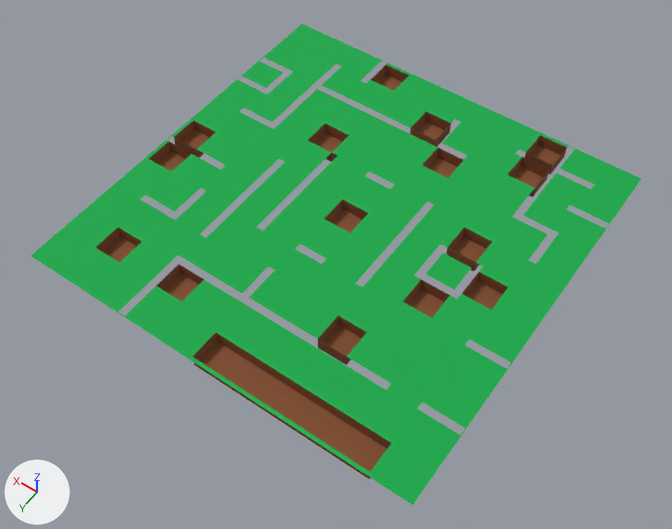
The FBX model AINT254/Assets/Models/TrayFloor2.FBX as it was, and as the next commit left it.
Rendered twice from a camera (50 mm lens) standing at (-3.48, 6.12, 8.82) and looking at (0.75, 0.2, -0.48). The lights are fixed; the arrows at lower left show +X, +Y and +Z. Where no turn or scale is listed for an object, it has been applied to the vertices.

The older version as bpy lines, for what is in view:
```python
me_mesh = bpy.data.meshes.new('Mesh')
me_mesh.from_pydata(...)  # 1234 vertices, 1966 faces; spans x -2.75..2.75, y -2.99..2.52, z -0.21..-0.03
# faces by material slot: [1734, 232]
me_mesh.materials.append(mat_base)  # green #00a847
me_mesh.materials.append(mat_wood)  # brown #834d2a
ob_floortwo = bpy.data.objects.new('FloorTwo', me_mesh)
ob_floortwo.location = (0.9, 0.0, -0.02)
```
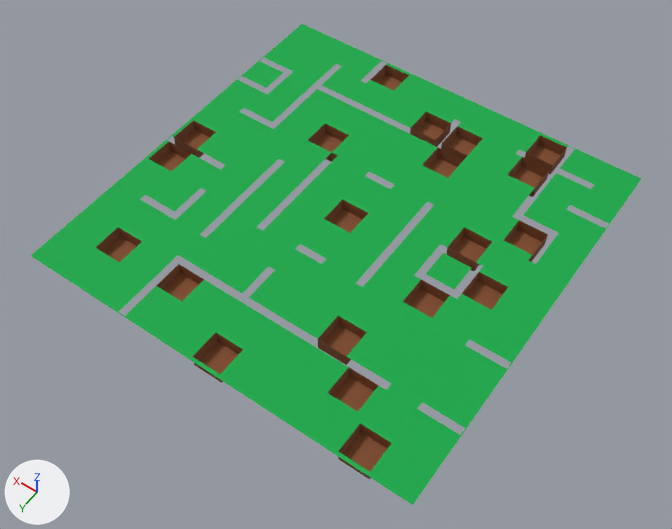
Pixel boxes [x1, y1, x2, y2] of what changed, in the pictures (672 x 529 px):
```json
{"part": 1, "of": "me_mesh", "change": "cut back", "before": [221, 352, 360, 459], "after": [328, 367, 379, 412]}
{"part": 2, "of": "me_mesh", "change": "added", "after": [441, 126, 483, 160], "on screen": "brown"}
{"part": 3, "of": "me_mesh", "change": "added", "after": [504, 220, 548, 262], "on screen": "brown"}
```

The change, as JSON lines over the scene's bpy script:
```json
{"block": "me_mesh", "where": "# used by ob_floortwo; location = (0.9, 0.0, -0.02)"}
{"op": "remove", "block": "me_mesh", "code": "me_mesh.from_pydata(...)  # 1234 vertices, 1966 faces; spans x -2.75..2.75, y -2.99..2.52, z -0.21..-0.03"}
{"op": "add", "block": "me_mesh", "code": "me_mesh.from_pydata(...)  # 1226 vertices, 975 faces; spans x -2.75..2.75, y -2.99..2.52, z -0.21..-0.03"}
{"block": "me_mesh", "change": "me_mesh part 1: 20 vertices removed from x -1.75..-0.25, y 2.07..2.47, z -0.21; 4 vertices added at x -1.7..-1.3, y 1.57..1.97, z -0.21"}
{"block": "me_mesh", "change": "me_mesh part 2: 4 vertices added at x -0.7..-0.3, y -2.44..-2.04, z -0.21"}
{"block": "me_mesh", "change": "me_mesh part 3: 4 vertices added at x -2.2..-1.8, y -1.44..-1.04, z -0.21"}
```
